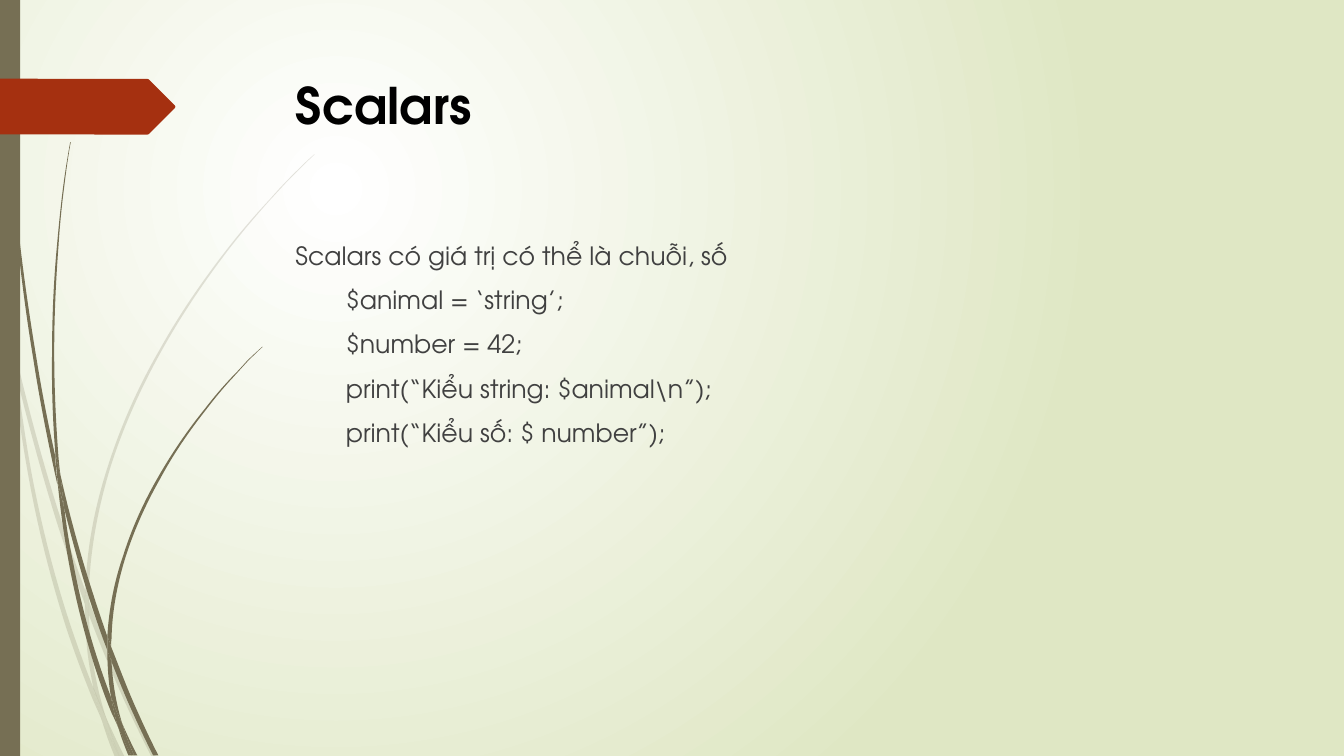
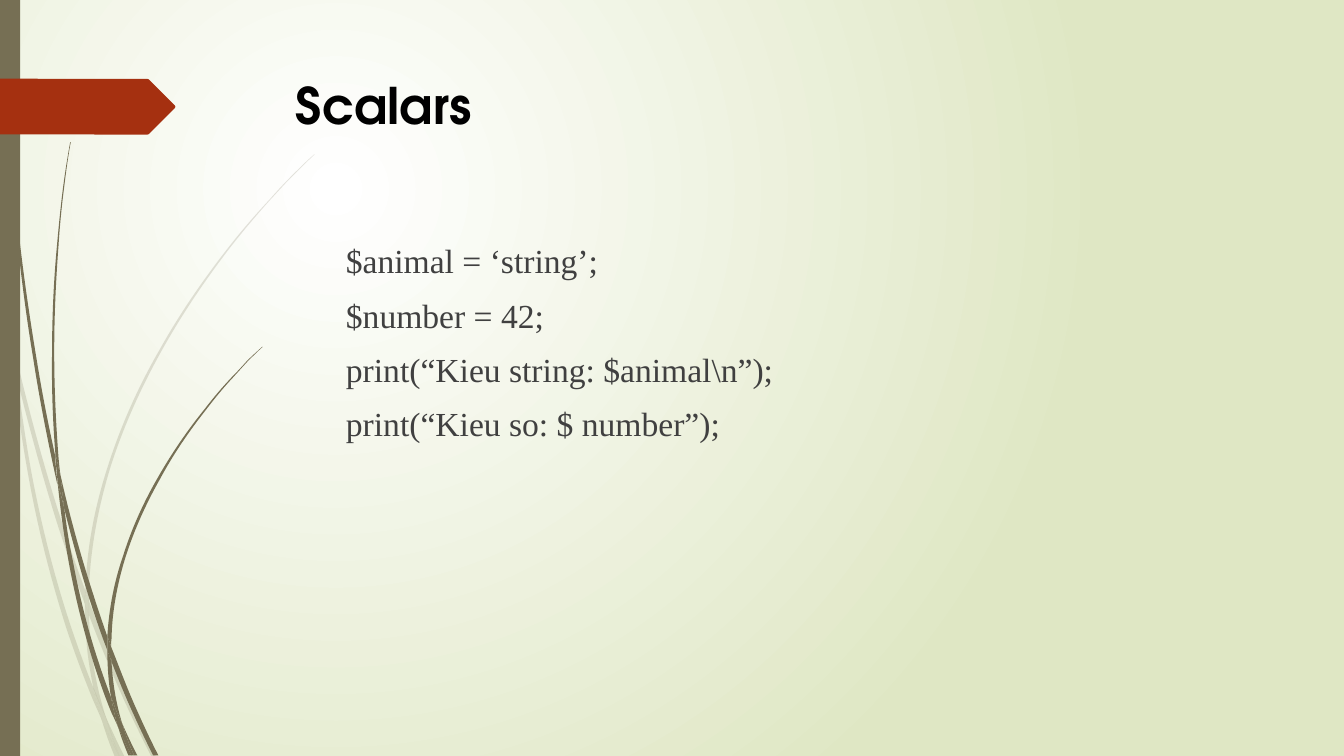
Before and after one commit to LeQuocHuy1234/perlexample, a slide deck: slide 5 of perl.pptx (slide 6 before the commit). Drawn at 1344x756 pixels with LibreOffice and Linux fonts; fonts in the diff are those of the drawing. Boxes give left, top, right and bottom in pixels: in the first picture for what was removed or moved away, otherwise in the second. Text is boxed around its words. In the diff, an @@ line names an element or a change of style, - is before the commit and + after.

```diff
--- a/perl.pptx
+++ b/perl.pptx
@@ text at bbox=[295, 241, 727, 271]: paragraph removed @@
-Scalars có giá trị có thể là chuỗi, số
@@ text at bbox=[346, 248, 598, 333]: size 18 to 24 pt, font TeX Gyre Adventor to Times New Roman in "$animal = ‘string’;", "$number = 42;" @@
@@ text at bbox=[346, 357, 773, 443]: text changed; size 18 to 24 pt; font TeX Gyre Adventor to Times New Roman @@
-print(“Kiểu string: $animal\n”);
-print(“Kiểu số: $ number”);
+print(“Kieu string: $animal\n”);
+print(“Kieu so: $ number”);
```
Also in this commit, not shown: 5 other slides changed, 8 slides added, 2 slides removed, 8 other files.
